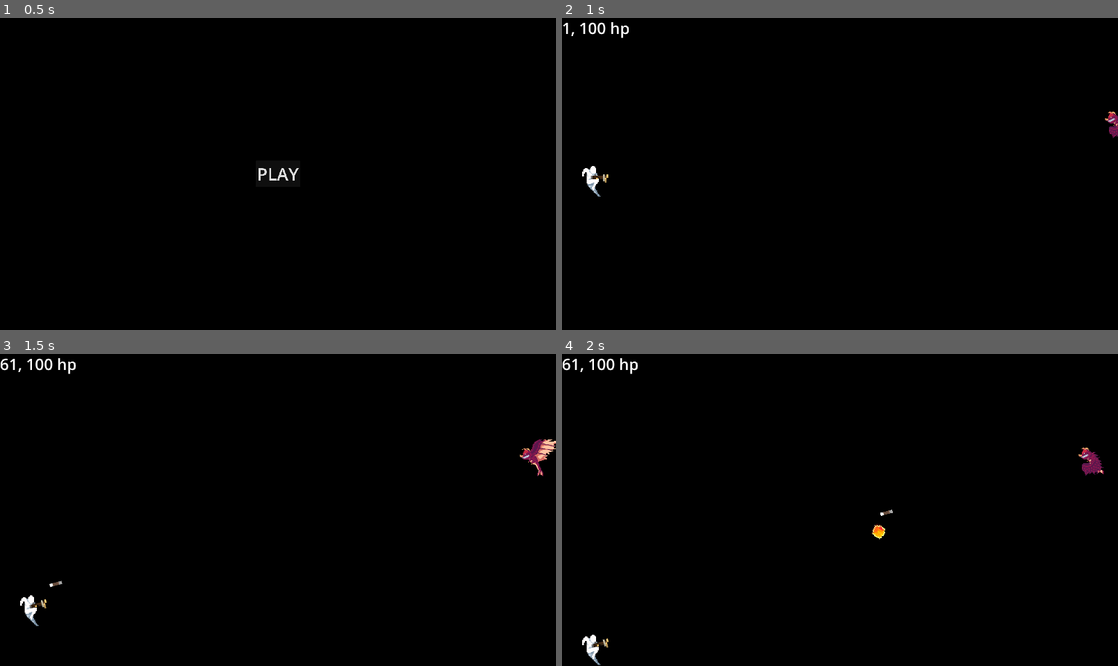
Above: before the commit, frames 1-4 (two rows, left to right).
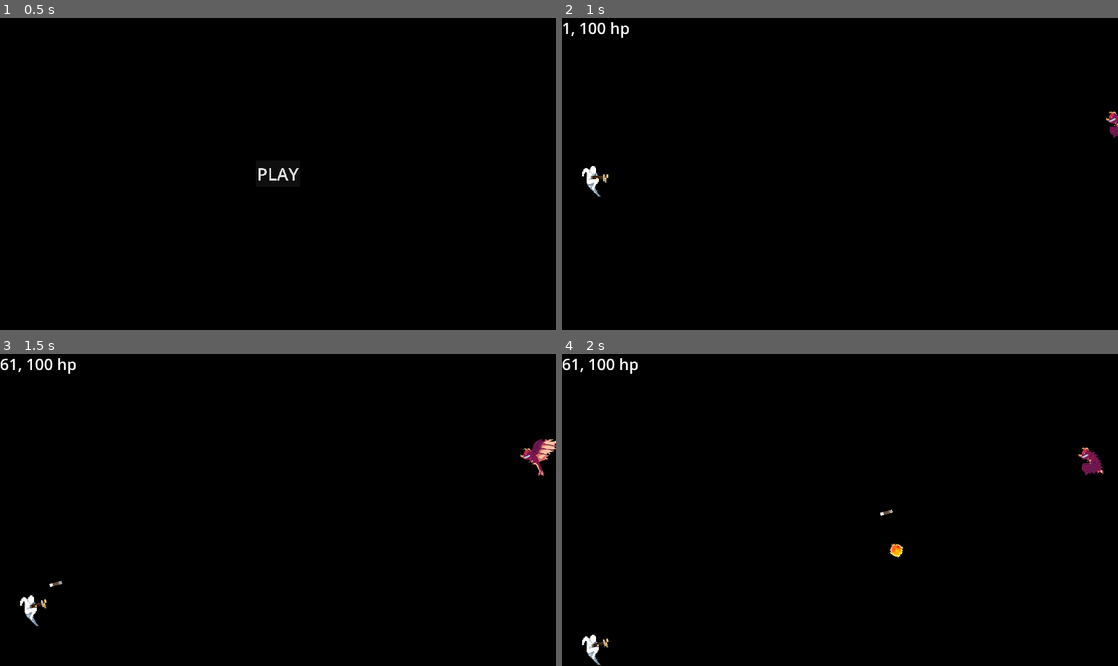
Above: after the commit, the same moments.

Repository: 0-Vanes-0/runner
Game: Godot game, scene res://src/scenes/main_menu.tscn
Two runs of this game, one before a commit and one after it. Both use one fixed random seed, a clock stepped at 60 frames per second and the inputs below.
Inputs (mouse positions are in pixels of both pictures, inside the frame that each line leads up to):
- Up to frame 1 (0.5 s): no input
- Up to frame 2 (1 s): click "PLAY" at 0.5 s
- Up to frame 3 (1.5 s): tap Enter at 1.25 s; move the mouse to (400, 494) at 1.27 s; hold W (jump_up) from 1.28 s (still down); tap D (dodge) at 1.35 s; click (400, 494) at 1.42 s
- Up to frame 4 (2 s): keep holding W (jump_up)

Frame 1 is identical in both runs. In frame 2, less than 0.1% of the frame differs, in the area x 97-100%, y 29-39%; in frame 3, 0.2%; in frame 4, 0.2%, in the area x 55-62%, y 50-66%.

Commit message:
Weapon spread behavoiur
• Fixed weapon's angle spread
• Fixed enemy's HealthComponent on dying
• Added endless spawning of enemies

Diff:
--- a/assets/game_recources/weapons/fireball_spell.tres
+++ b/assets/game_recources/weapons/fireball_spell.tres
@@ -8,4 +8,4 @@
 scale_value = 1
 shoot_entity_resource = ExtResource("2_xc5ra")
 shoot_rate_time = 2.0
-spread_angle = 5
+spread_angle = 20
--- a/src/gameplay/gunplay/shoot_entities/projectile_linear.gd
+++ b/src/gameplay/gunplay/shoot_entities/projectile_linear.gd
@@ -35,7 +35,7 @@
 
 	area.area_entered.connect(
 		func(area: Area2D):
-			if area is HealthComponent:
+			if area is HealthComponent and not area.shape.disabled:
 				area.take_damage(self.damage)
 				self.queue_free()
 	)
--- a/src/gameplay/gunplay/weapons/weapon.gd
+++ b/src/gameplay/gunplay/weapons/weapon.gd
@@ -41,12 +41,14 @@
 func shoot(start_position: Vector2, target_position: Vector2):
 	if not _is_shoot_paused():
 		var angle: float = deg_to_rad(randf_range(-spread_angle / 2, spread_angle / 2))
-		_spawn_entity(weapon_resource.shoot_entity_resource, weapon_owner, start_position, target_position.rotated(angle))
+		var spreaded_target_position: Vector2 = (target_position - start_position).rotated(angle)
+		_spawn_entity(weapon_resource.shoot_entity_resource, weapon_owner, start_position, start_position + spreaded_target_position)
+		print_debug(target_position.rotated(angle))
 		self.look_at(target_position)
 		shoot_timer = 0
 
 
-func _spawn_entity(res: ShootEntityResource, owner: ShootEntity.Owner, start_position, target_position) -> void:
+func _spawn_entity(res: ShootEntityResource, owner: ShootEntity.Owner, start_position: Vector2, target_position: Vector2) -> void:
 	assert(res.shoot_field_path != null)
 	var shoot_field := get_tree().current_scene.get_node(res.shoot_field_path) as Node2D
 	assert(shoot_field != null)
--- a/src/gameplay/health_component.gd
+++ b/src/gameplay/health_component.gd
@@ -32,7 +32,11 @@
 		out_of_health.emit()
 
 
-func switch_monitorable(time: float):
-	self.monitorable = false
+func switch_collision(time: float):
+	shape.disabled = true
 	await get_tree().create_timer(time).timeout
-	self.monitorable = true
+	shape.disabled = false
+
+
+func turn_off_collision():
+	shape.disabled = true
--- a/src/gameplay/state_machine/enemy/dead_enemy_state.gd
+++ b/src/gameplay/state_machine/enemy/dead_enemy_state.gd
@@ -6,7 +6,7 @@
 
 func enter():
 	super.enter()
-	enemy.health_comp.monitorable = false
+	enemy.health_comp.call_deferred("turn_off_collision") # Fix???
 	enemy.sprite.animation_finished.connect(
 		func():
 			enemy.queue_free()
--- a/src/gameplay/state_machine/enemy/enemy_state.gd
+++ b/src/gameplay/state_machine/enemy/enemy_state.gd
@@ -20,5 +20,5 @@
 	return enemy.position + enemy.weapon_marker.position
 
 
-func get_plyaer_position() -> Vector2:
+func get_player_position() -> Vector2:
 	return enemy.player.get_health_comp_position()
--- a/src/gameplay/state_machine/enemy/idle_shoot_enemy_state.gd
+++ b/src/gameplay/state_machine/enemy/idle_shoot_enemy_state.gd
@@ -10,7 +10,7 @@
 
 
 func physics_update(delta: float):
-	enemy.weapon.shoot(get_weapon_position(), get_plyaer_position())
+	enemy.weapon.shoot(get_weapon_position(), get_player_position())
 
 
 func update(delta: float):
--- a/src/gameplay/state_machine/player/dodge_player_state.gd
+++ b/src/gameplay/state_machine/player/dodge_player_state.gd
@@ -12,5 +12,5 @@
 	player.sprite.play(ANIM, original_speed / player.dodge_time)
 	player.sprite.set_frame_and_progress(0, 0.0)
 
-	await player.health_comp.switch_monitorable(player.dodge_time)
+	await player.health_comp.switch_collision(player.dodge_time)
 	state_machine.transition_to(player.state_run)
--- a/src/scenes/game_level_handler.gd
+++ b/src/scenes/game_level_handler.gd
@@ -27,8 +27,6 @@
 			show_reset_button()
 	)
 
-	enemies.add_child(Preloader.enemy_test_dragon.instantiate())
-
 	($Bounds/Top.shape as SegmentShape2D).a = Vector2(0, 0)
 	($Bounds/Top.shape as SegmentShape2D).b = Vector2(Global.screen_width, 0)
 	($Bounds/Right.shape as SegmentShape2D).a = Vector2(Global.screen_width, 0)
@@ -41,7 +39,10 @@
 
 
 func _physics_process(delta: float) -> void:
-	if segments_length_x > Global.screen_width:
+	if enemies.get_child_count() == 0 and not is_level_complete:
+		enemies.add_child(Preloader.enemy_test_dragon.instantiate())
+
+	if segments_length_x > Global.screen_width: # TODO: REPLACE WITH SIGNAL!!!
 		for child in segments.get_children():
 			if child is Segment:
 				child.position.x -= delta * player.run_speed
